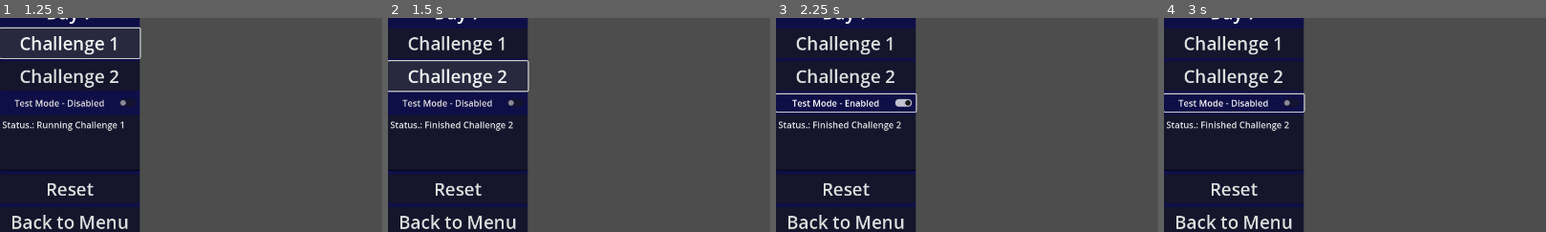
Above: before the commit, frames 1-4 (left to right).
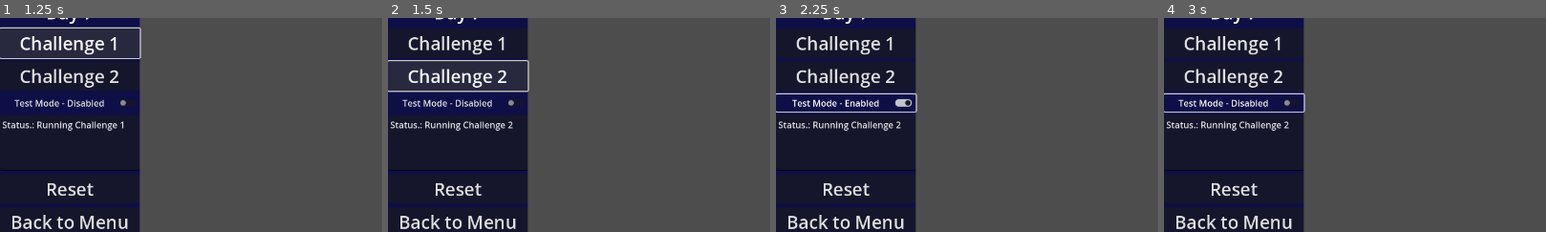
Above: after the commit, the same moments.

Repository: goodguyplayer/AdventOfCode-2025-Godot
Game: Godot game, scene res://days/day_7/day_7.tscn
Same seed, same stepped clock (60 frames per second), same inputs: the game is played once before the commit and once after it. This scene is started directly instead of the project's main scene.
Inputs:
- Up to frame 1 (1.25 s): click "Challenge 1" at 0.5 s
- Up to frame 2 (1.5 s): click "Challenge 2" at 1.25 s
- Up to frame 3 (2.25 s): click "Test Mode - Disabled" at 2 s
- Up to frame 4 (3 s): click "Test Mode - Enabled" at 2.75 s
The pictures show only the part of the screen within x 0-50%, y 4-54%; the shares and areas given below are measured in that part.

Frame 1 is identical in both runs. In frame 2, 0.4% of the frame differs, in the area x 10-33%, y 48-53%; in frame 3, 0.4%; in frame 4, 0.4%.
Error in both runs: Out of bounds get index '0' (on base: 'Array') (res://days/day_7/day_7.gd:24)

Commit message:
Day 1 - P2 solved

Diff:
--- a/ao-c-2025/days/day_7/day_7.gd
+++ b/ao-c-2025/days/day_7/day_7.gd
@@ -30,7 +30,7 @@
 	regex.compile("\\^")
 	for line_ind in range(1, len(data)):
 		# print("--------------------------")
-		beams = unique_array(beams)
+		# beams = unique_array(beams)
 		helper = regex.search_all(data[line_ind])
 		for found in helper:
 			if beams.has(found.get_start()):
@@ -42,7 +42,7 @@
 	# 	print(total_splits)
 	# print(total_splits)
 	print("Total splits.: {0}".format([total_splits]))
-	# print("Total beams.: {0}".format([beams]))
+	print("Total beams.: {0}".format([beams.size()]))
 	print(beams)
 
 
@@ -51,8 +51,61 @@
 
 func challenge_2_solve(test: bool) -> void:
 	day_panel.update_log_text("Status.: Running Challenge 2")
+	var data: Array = _load_data(test)
+	var data_converted: Array = []
+	var helper: Array = []
+	var regex = RegEx.new()
+	var value_above: int = 0
+	regex.compile("S")
+	var beam: int = regex.search(data[0]).get_start()
+	# var total: int = iterate_beams(beam, 1, data)
+	# print(total)
+	for line in range(len(data)):
+		helper = []
+		for pos in range(len(data[line])):
+			if data[line][pos] == ".":
+				helper.append(0)
+			else:
+				helper.append(data[line][pos])
+		data_converted.append(helper)
 
+	data_converted[1][beam] = 1
+
+	for line in range(2, len(data_converted)):
+		for pos in range(len(data_converted[line])):
+			if str(data_converted[line][pos]) == "^":
+
+				data_converted[line][pos - 1] += data_converted[line - 1][pos]
+				data_converted[line][pos + 1] += data_converted[line - 1][pos]
+				data_converted[line][pos] = 0
+			else:
+				data_converted[line][pos] += data_converted[line - 1][pos]
+
+		# print(data_converted[line])
+
+	print(data_converted[-1].reduce(func(accum, number): return accum + number, 0))
 	day_panel.update_log_text("Status.: Finished Challenge 2")
+
+
+
+# UNUSED
+func iterate_beams(position, line_index, data_array) -> int:
+	# if line_index == data_array.size():
+	# 	return 1
+
+	var count: int = 0
+	for line in range(line_index, len(data_array)):
+		if data_array[line][position] == "^":
+			# print("Split (left) at pos {0}, index {1}".format([position - 1, line]))
+			count += iterate_beams(position - 1, line, data_array)
+			# print(count)
+			# print("Split (right) at pos {0}, index {1}".format([position + 1, line]))
+			count += iterate_beams(position + 1, line, data_array)
+			# print(count)
+			return count
+	return 1
+
+
 
 
 
